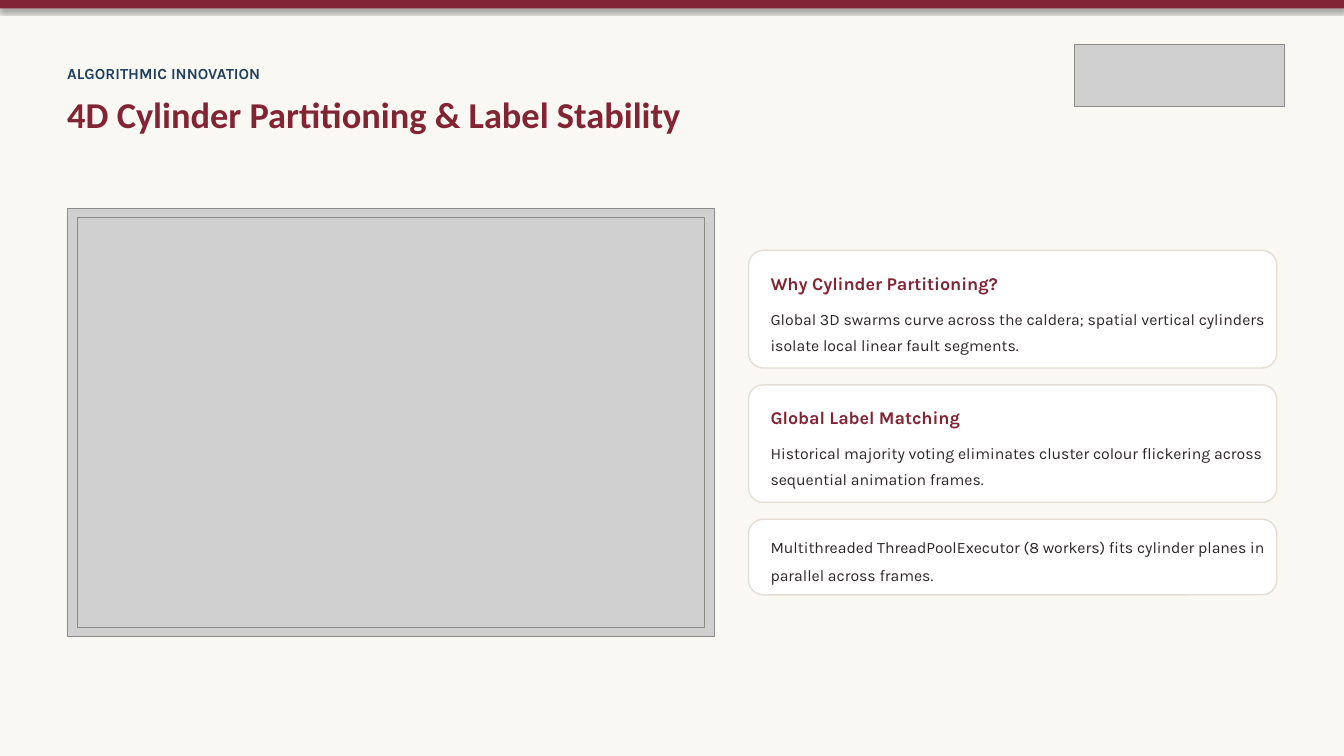
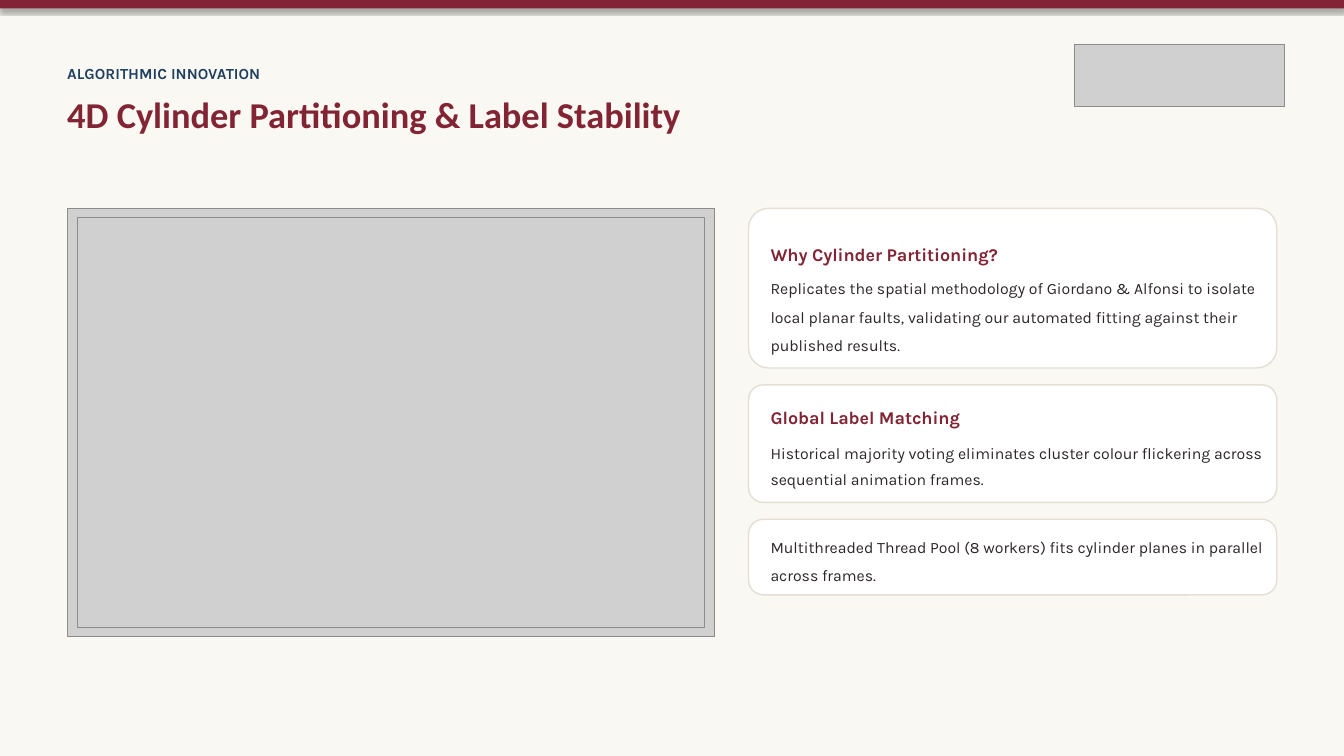
Before and after one commit to Crucio104/Seismic-Viewer-Presentation, a slide deck: slide 11 of thesis/presentation/Seismic Viewer - Thesis Defense.pptx. Drawn at 1344x756 pixels with LibreOffice and Linux fonts; fonts in the diff are those of the drawing; grey boxes stand for pictures. Boxes give left, top, right and bottom in pixels: in the first picture for what was removed or moved away, otherwise in the second. Text is boxed around its words. In the diff, an @@ line names an element or a change of style, - is before the commit and + after.

```diff
--- a/thesis/presentation/Seismic Viewer - Thesis Defense.pptx
+++ b/thesis/presentation/Seismic Viewer - Thesis Defense.pptx
@@ rounded rectangle: place and size @@
-rounded rectangle at [749, 250, 1277, 368]
+rounded rectangle at [749, 209, 1277, 368]
@@ text "Why Cylinder Partitioning?": place and size @@
-text "Why Cylinder Partitioning?" at [771, 277, 998, 295]
+text "Why Cylinder Partitioning?" at [771, 248, 998, 266]
@@ text at [771, 283, 1255, 355]: text changed; size 11.2 to 11.3 pt @@
-Global 3D swarms curve across the caldera; spatial vertical cylinders isolate local linear fault segments.
+Replicates the spatial methodology of Giordano & Alfonsi to isolate local planar faults, validating our automated fitting against their published results.
@@ text at [771, 541, 1263, 581]: text changed @@
-Multithreaded ThreadPoolExecutor (8 workers) fits cylinder planes in parallel across frames.
+Multithreaded Thread Pool (8 workers) fits cylinder planes in parallel across frames.
```
Also in this commit, not shown: 10 other slides changed, 11 other files.
